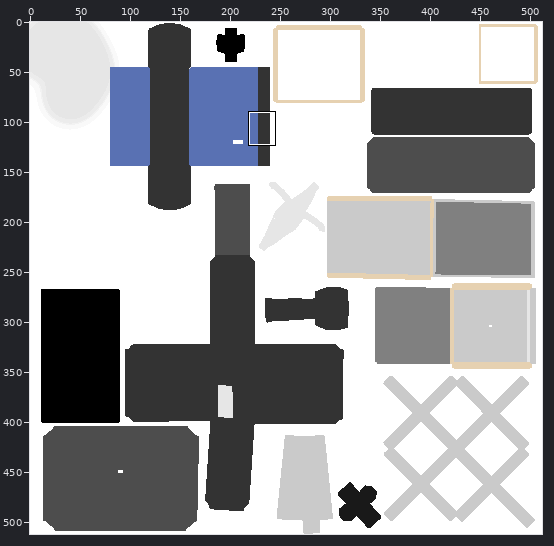
Sprite sheet: Stuff for artists to share among themselves/Enviroment/Misc Objects.png. The first picture is a wide view before the edit; the outline marks the close-up.
Close-up. First the earlier version:
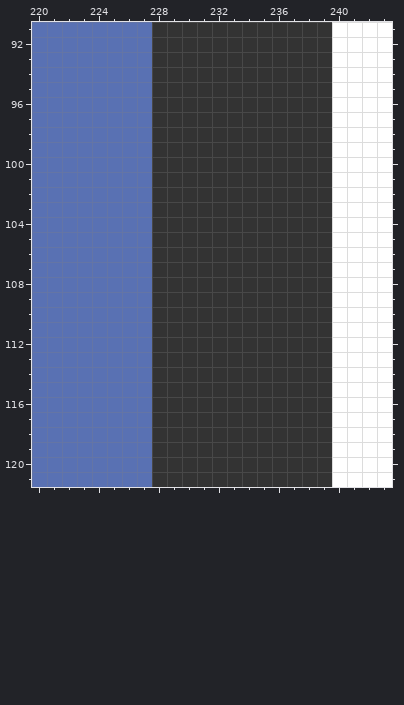
The file is 512x512 pixels. Colours within 5 levels of each other are drawn and written as one. Shown: x 220..243, y 91..121. The commit also changed other parts of the picture, which this record leaves out.
And afterwards:
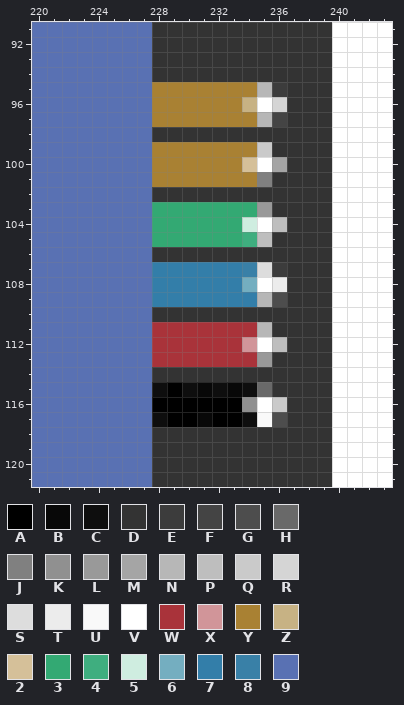
Palette (. is transparent): A #000000  B #080808  C #0e0e0e  D #333333  E #3c3c3c  F #444444  G #4d4d4d  H #696969  J #808080  K #909090  L #999999  M #a5a5a5  N #b7b7b7  P #bebebe  Q #cacaca  R #d5d5d5  S #dddddd  T #ececec  U #f9f9f9  V #ffffff  W #a9333a  X #d19599  Y #a98133  Z #c7b284  2 #d5c099  3 #33a973  4 #3fae7f  5 #cfede0  6 #74aec0  7 #337ea9  8 #3980a7  9 #5971b3
Difference:
@@ x 226..238 @@
  94 99DDDDDDDDDDD
- 95 99DDDDDDDDDDD
- 96 99DDDDDDDDDDD
- 97 99DDDDDDDDDDD
+ 95 99YYYYYYYNEDD
+ 96 99YYYYYYZVRDD
+ 97 99YYYYYYYNFDD
  98 99DDDDDDDDDDD
- 99 99DDDDDDDDDDD
-100 99DDDDDDDDDDD
-101 99DDDDDDDDDDD
+ 99 99YYYYYYYQDDD
+100 99YYYYYY2VMDD
+101 99YYYYYYYJDDD
 102 99DDDDDDDDDDD
-103 99DDDDDDDDDDD
-104 99DDDDDDDDDDD
-105 99DDDDDDDDDDD
+103 993333333LDDD
+104 993333335VPDD
+105 993333334PDDD
 106 99DDDDDDDDDDD
-107 99DDDDDDDDDDD
-108 99DDDDDDDDDDD
-109 99DDDDDDDDDDD
+107 997777778SEDD
+108 997777776VTDD
+109 997777777NGDD
 110 99DDDDDDDDDDD
-111 99DDDDDDDDDDD
-112 99DDDDDDDDDDD
-113 99DDDDDDDDDDD
+111 99WWWWWWWNDDD
+112 99WWWWWWXVPDD
+113 99WWWWWWWLDDD
 114 99DDDDDDDDDDD
-115 99DDDDDDDDDDD
-116 99DDDDDDDDDDD
-117 99DDDDDDDDDDD
+115 99CACBCBCHDDD
+116 99AAAAAAKVQDD
+117 99CAABAACUGDD
 118 99DDDDDDDDDDD
